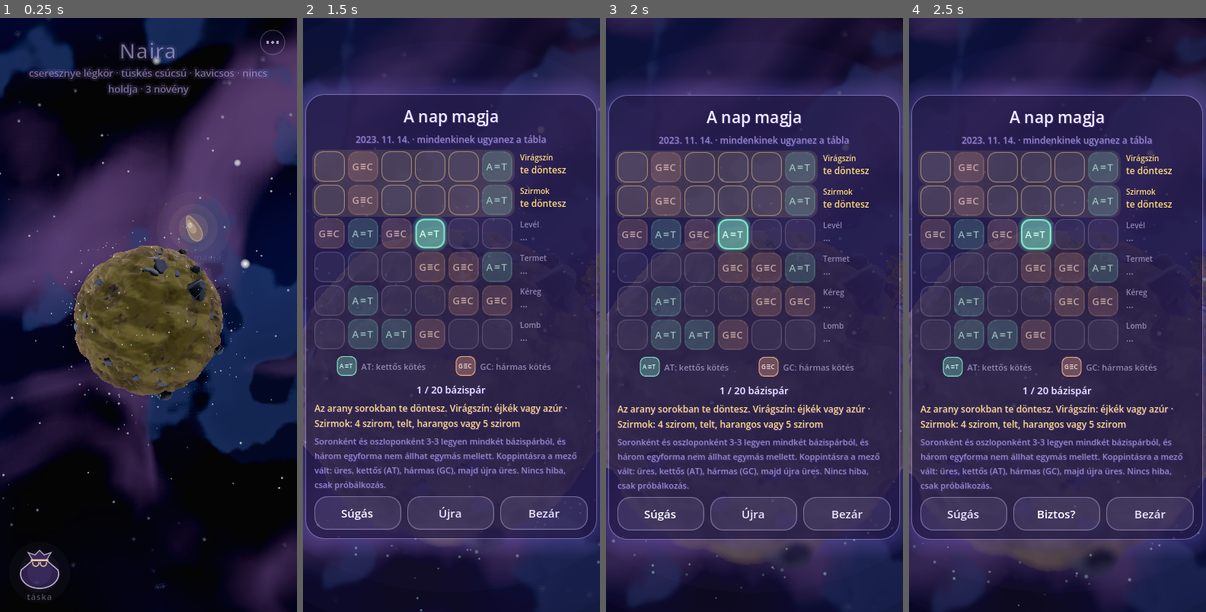
Above: before the commit, frames 1-4 (left to right).
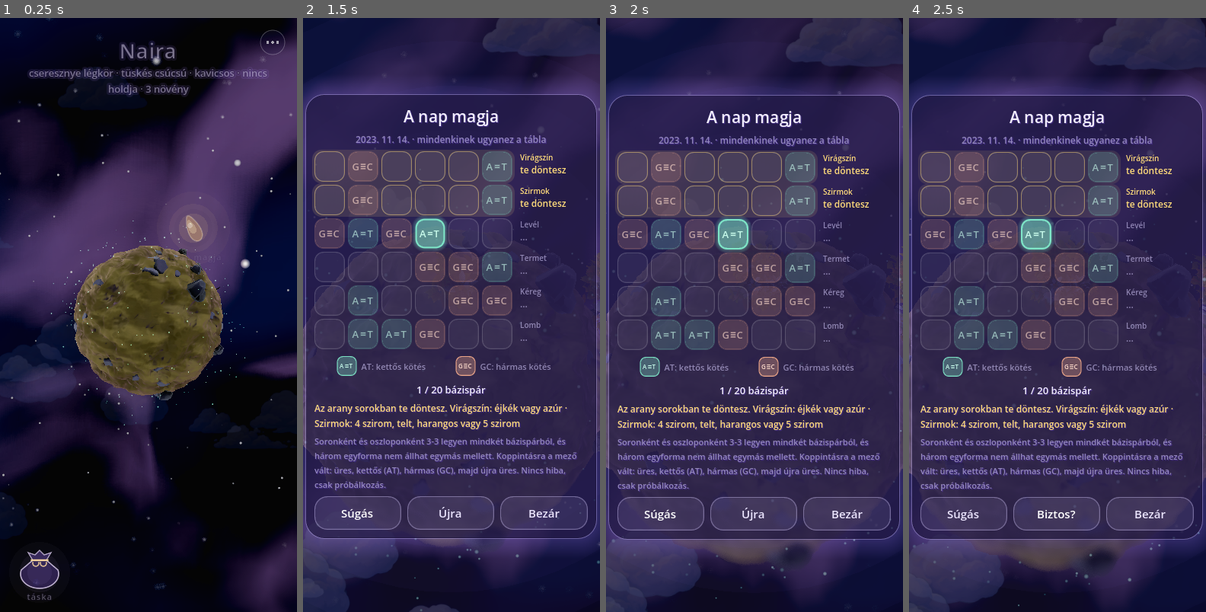
Above: after the commit, the same moments.

Repository: csathoPeter/mag-poc
Game: Godot game, scene res://main.tscn
The game is run twice, just before and just after one commit, with the same random seed, the same clock (stepped at 60 frames per second) and the same inputs.
Inputs (mouse positions are in pixels of both pictures, inside the frame that each line leads up to):
- Up to frame 1 (0.25 s): no input
- Up to frame 2 (1.5 s): click (501, 225) at 0.52 s; click "Súgás" at 1.25 s
- Up to frame 3 (2 s): no input
- Up to frame 4 (2.5 s): click "Újra" at 2 s

The runs differ from the first frame. In frame 1, 13% of the frame differs, in the area x 0-100%, y 0-86%; in frame 2, 3.9%; in frame 3, 3.0%; in frame 4, 2.9%.

Commit message:
Festett gomolyfelhők: Nano Banana Pro festette felhők, kamera felé forduló négyszögeken
Péter szerint a zajból vágott felhő márványos lett: kivéve. Helyette 8
festett gomolyfelhő (art/felho, tools/prep_clouds.py → textures/felhok.png
atlasz): kívülről 120 a bolygó körüli héjon, leszállva 26 a fa látóhatára
fölött; napszak szerint színezve, a lencse után rajzolva (render_priority).

Co-Authored-By: Claude Opus 5.5 <noreply@anthropic.com>
Claude-Session: https://claude.ai/code/session_014cLsiZBJUCNrLXd2Sv7oxH

Diff:
--- /dev/null
+++ b/godot/clouds.gd
@@ -0,0 +1,129 @@
+class_name Clouds
+extends MultiMeshInstance3D
+## Festett gomolyfelhők (2026. 11. 13.; Péter: a zajból vágott felhő márványos lett, „igazi gomolyfelhők” kellenek).
+## A Nano Banana Pro festette 8 felhő (tools/prep_clouds.py → textures/felhok.png) kamera felé forduló négyszögeken,
+## determinisztikusan a bolygókódból (leszállva a fa kódjából is), napszak szerint színezve (shaders/cloud.gdshader).
+## Két elrendezés:
+##  - kívülről (bolygó-nézet): ORBIT_N kisebb felhő a bolygó körüli távoli gömbhéjon (a sugár SHELL-szerese), így mindig a
+##    bolygó mögött úsznak, lassan sodródva a szél tengelye körül;
+##  - leszállva: LAND_N felhő egy sávban a fa helyi látóhatára fölött (5–40°), körben minden irányban – a 40°-os álló
+##    képbe a gömbhéjról csak véletlenül jutott felhő.
+## Váltáskor (leszállás, fa- vagy bolygócsere) a felhők elhalványulnak, átrendeződnek, és újra előtűnnek.
+## Láthatóság: bolygó-módban, festett stílusban; a szomszéd-bolygók / átfogó nézet és a kozmosz felé elhalványul.
+
+const SHADER := preload("res://shaders/cloud.gdshader")
+const ATLAS := preload("res://textures/felhok.png")
+const ORBIT_N := 120
+const LAND_N := 26
+## a gömbhéj sugara a bolygó sugarában (a lencse 80 egységen túl alig mos: lens.gdshader sky_blur)
+const SHELL := 14.0
+## sodródás (radián / mp) a szél tengelye körül (planet.gd PAINT_AXIS)
+const DRIFT := .004
+## áttűnés (mp) elrendezés-váltáskor
+const FADE := .6
+
+var host: Node
+## az elrendezés kulcsa (bolygókód, sugár, leszállt fa iránya), és a következő, amire váltani kell
+var _key := ""
+var _want := ""
+var _fade := 0.0
+var _mat := ShaderMaterial.new()
+var _angle := 0.0
+
+
+func _ready() -> void:
+	_mat.shader = SHADER
+	_mat.set_shader_parameter("atlas", ATLAS)
+	# a lencse (main.gd tilt_quad) után: az a képernyő átlátszó rész előtti képét rajzolja vissza, ami alá kerülnének
+	# (mint a kozmosz ködei, cosmos.gd 5–6); a mélységteszt marad, a bolygó és a fák eltakarják
+	_mat.render_priority = 4
+	material_override = _mat
+	cast_shadow = GeometryInstance3D.SHADOW_CASTING_SETTING_OFF
+	# a héj nagy: ne vágja ki a kamera
+	extra_cull_margin = 16384.0
+	visible = false
+
+
+func _new_mm(n: int) -> MultiMesh:
+	var mm := MultiMesh.new()
+	mm.transform_format = MultiMesh.TRANSFORM_3D
+	mm.use_custom_data = true
+	var q := QuadMesh.new()
+	q.size = Vector2.ONE
+	mm.mesh = q
+	mm.instance_count = n
+	return mm
+
+
+## Kívülről: a bolygó körüli gömbhéj (a csomópont a bolygó közepén áll, lassan forog).
+func _build_orbit(code: String, rad: float) -> void:
+	var r := RandomNumberGenerator.new()
+	r.seed = hash(code + "felhő")
+	var mm := _new_mm(ORBIT_N)
+	var shell := rad * SHELL
+	for i in ORBIT_N:
+		var z := r.randf_range(-1.0, 1.0)
+		var a := r.randf() * TAU
+		var dir := Vector3(sqrt(1.0 - z * z) * cos(a), z, sqrt(1.0 - z * z) * sin(a))
+		mm.set_instance_transform(i, Transform3D(Basis(), dir * shell * r.randf_range(.9, 1.1)))
+		mm.set_instance_custom_data(i, Color(float(r.randi() % 8), shell * r.randf_range(.12, .24), r.randf_range(.92, 1.04), 0))
+	multimesh = mm
+
+
+## Leszállva: sáv a fa helyi látóhatára fölött (a csomópont a fa tövénél áll, nem forog).
+func _build_land(code: String, rad: float, up: Vector3) -> void:
+	var r := RandomNumberGenerator.new()
+	r.seed = hash(code + "felhő-lent")
+	var mm := _new_mm(LAND_N)
+	var e1 := up.cross(Vector3.UP if absf(up.y) < .99 else Vector3.RIGHT).normalized()
+	var e2 := up.cross(e1)
+	var dist := rad * SHELL * .8
+	for i in LAND_N:
+		var az := (float(i) + r.randf_range(-.35, .35)) / float(LAND_N) * TAU
+		var el := deg_to_rad(lerpf(5.0, 40.0, pow(r.randf(), 1.4)))
+		var h := e1 * cos(az) + e2 * sin(az)
+		var dir := (h * cos(el) + up * sin(el)).normalized()
+		mm.set_instance_transform(i, Transform3D(Basis(), dir * dist * r.randf_range(.85, 1.15)))
+		mm.set_instance_custom_data(i, Color(float(r.randi() % 8), dist * r.randf_range(.16, .3), r.randf_range(.92, 1.04), 0))
+	multimesh = mm
+
+
+func _process(delta: float) -> void:
+	if host == null or host.planet == null:
+		return
+	var p: Planet = host.planet
+	var on: bool = host.garden_mode == "planet" and host.paint_on and host.soft_on
+	var v := 1.0
+	var landed: bool = host.view == "surface" and int(host.focus) >= 0 and int(host.focus) < (host.trees as Array).size()
+	if host.view == "orbit":
+		v = smoothstep(-.6, -.05, float(host.orbit_zoom))
+	v *= 1.0 - float(host.stars.cosmos())
+	visible = on and v > .001
+	if not visible:
+		_key = ""
+		return
+	var tdir := Vector3.ZERO
+	if landed:
+		tdir = (host.trees[host.focus].dir as Vector3).normalized()
+	_want = "%s|%.1f|%s" % [p.code, p.radius, str(tdir.snapped(Vector3.ONE * .01)) if landed else "kint"]
+	if _want != _key:
+		# elhalványul, aztán átrendeződik (az első építéskor azonnal)
+		_fade = maxf(_fade - delta / FADE, 0.0) if _key != "" else 0.0
+		if _fade <= 0.0:
+			_key = _want
+			if landed:
+				_build_land(p.code + str(host.focus), p.radius, tdir)
+			else:
+				_build_orbit(p.code, p.radius)
+	else:
+		_fade = minf(_fade + delta / FADE, 1.0)
+	if landed:
+		global_transform = Transform3D(Basis(), p.surface_point(tdir) + p.global_position)
+	else:
+		_angle += delta * DRIFT
+		global_transform = Transform3D(Basis(Planet.PAINT_AXIS, _angle), p.global_position)
+	_mat.set_shader_parameter("vis", v * smoothstep(0.0, 1.0, _fade))
+	_mat.set_shader_parameter("night", maxf(float(host.night), 0.0))
+	_mat.set_shader_parameter("dusk", maxf(float(host.dusk), 0.0))
+	if not p.cur.is_empty():
+		_mat.set_shader_parameter("atmo_lin", Planet._lin(p.cur.atmo))
--- a/godot/main.gd
+++ b/godot/main.gd
@@ -259,6 +259,8 @@
 var stars := SkyStars.new()
 ## A kozmosz háttere (csillagpor, ködök, galaxisok; a kicsinyítés utolsó fokozatában, cosmos.gd).
 var cosmos := Cosmos.new()
+## festett gomolyfelhők a bolygó körül (clouds.gd)
+var clouds := Clouds.new()
 var herb := Herbarium.new()
 # Bolygók (M7; a látvány és a váltás: planet_system.gd)
 var system := PlanetSystem.new()
@@ -336,6 +338,8 @@
 	stars.host = self
 	add_child(stars)
 	add_child(cosmos)
+	clouds.host = self
+	add_child(clouds)
 	cosmos.visible = false
 	stars.gone.connect(_on_release_gone)
 	stars.arrived.connect(_on_star_arrived)
--- /dev/null
+++ b/godot/shaders/cloud.gdshader
@@ -0,0 +1,47 @@
+shader_type spatial;
+// Festett gomolyfelhők (2026. 11. 13., clouds.gd): a Nano Banana Pro festette felhők (art/felho → textures/felhok.png,
+// 4×2 cellás atlasz) a bolygó körüli távoli gömbhéjon, mindig a kamera felé fordulva (billboard), napszak szerint
+// színezve: nappal ahogy festve vannak, alkonyatkor rózsásabb fény és lilább árnyék, éjjel halvány sötétkék. A lencse után
+// rajzolódnak (render_priority, clouds.gd), így élesek maradnak; mélységet nem írnak.
+render_mode unshaded, blend_mix, depth_draw_never, cull_disabled, fog_disabled, shadows_disabled;
+#include "res://shaders/color_space.gdshaderinc"
+
+uniform sampler2D atlas : filter_linear_mipmap, repeat_disable;
+uniform float night = 0.0;
+uniform float dusk = 0.0;
+// láthatóság (0–1): a kozmoszban, az átfogó nézetben és régi stílusban 0 (clouds.gd)
+uniform float vis = 1.0;
+// a légkör színe (lineáris): halkan a felhőbe is (egy palettán a bolygóval)
+uniform vec3 atmo_lin = vec3(0.8, 0.75, 0.9);
+
+varying vec2 cell_uv;
+varying float tone_v;
+
+void vertex() {
+	// INSTANCE_CUSTOM: x = atlasz-cella (0–7), y = szélesség (világ-egység), z = tónus (0,9–1,05)
+	// a kamera felé fordított négyszög világ-térben (mint a glow_dot.gdshaderinc), a kamera „fent”-jével
+	vec3 c = (MODEL_MATRIX * vec4(0.0, 0.0, 0.0, 1.0)).xyz;
+	float w = INSTANCE_CUSTOM.y;
+	vec3 wp = c + (INV_VIEW_MATRIX[0].xyz * VERTEX.x + INV_VIEW_MATRIX[1].xyz * VERTEX.y) * w;
+	POSITION = PROJECTION_MATRIX * VIEW_MATRIX * vec4(wp, 1.0);
+	float cell = INSTANCE_CUSTOM.x;
+	cell_uv = (UV + vec2(mod(cell, 4.0), floor(cell / 4.0))) / vec2(4.0, 2.0);
+	tone_v = INSTANCE_CUSTOM.z;
+}
+
+void fragment() {
+	vec4 t = texture(atlas, cell_uv);
+	// a textúra sRGB adat (nem source_color): itt alakítjuk lineárisra, így a két renderer ugyanazt kapja
+	vec3 c = pow(t.rgb, vec3(2.2)) * tone_v;
+	float l = dot(c, vec3(0.2126, 0.7152, 0.0722));
+	vec3 w = vec3(0.2126, 0.7152, 0.0722);
+	vec3 atmo_n = atmo_lin * (l / max(dot(atmo_lin, w), 1e-3));
+	c = mix(c, atmo_n, 0.12);
+	// alkonyat: a fény rózsás-barackos, az árnyék lilább
+	vec3 du = c * mix(vec3(0.78, 0.52, 0.78), vec3(1.05, 0.72, 0.66), smoothstep(0.35, 0.8, l));
+	c = mix(c, du, dusk);
+	// éjjel: halvány, sötétkék, holdfényes perem
+	c = mix(c, c * vec3(0.16, 0.19, 0.34), night);
+	ALBEDO = col_out(c);
+	ALPHA = t.a * vis * mix(1.0, 0.55, night);
+}
--- a/godot/shaders/space_sky.gdshader
+++ b/godot/shaders/space_sky.gdshader
@@ -16,18 +16,6 @@
 // 0: előre kiszámolt 3D zajtextúra (olcsó), 1: köd nélkül (mérés), 2: a régi, pixelenként számolt zaj (mérés)
 uniform int mode = 0;
 uniform sampler3D nebula : filter_linear, repeat_enable;
-// Festett ég (art direction, 2026. 11. 13., art/kor02 „B” sor): gouache-szerű felhők a köd-textúrából – a nap felőli
-// oldaluk meleg, világos, az árnyékos oldaluk lilás (alkonyatkor rózsás / lila, éjjel halvány sötétkék); a kozmoszban
-// nincsenek. paint_k: a festett stílus kapcsolója (a fűvel közös: ?fu=regi, fejlesztői „festett fű”).
-global uniform float paint_k;
-
-// a felhő sűrűsége (0–1) egy irányban: nagy, kerek tömbök (két lépték), puha, de határozott, kicsit hullámos széllel
-float cloud_raw(vec3 d) {
-	float big = texture(nebula, d * 0.62 + vec3(0.13, 0.41, 0.77)).r;
-	float det = texture(nebula, d * 2.6 + vec3(0.71, 0.29, 0.05)).r;
-	return big * 0.7 + det * 0.3;
-}
-
 float hash(vec3 p) {
 	p = fract(p * 0.3183099 + 0.1);
 	p *= 17.0;
@@ -81,30 +69,6 @@
 	vec3 ni = mix(col_in(night_b), col_in(night_a), smoothstep(0.3, 0.75, n1) * 0.8 + l * 0.25);
 	ni += vec3(0.32, 0.14, 0.45) * smoothstep(0.52, 0.85, n2) * 0.3;
 	vec3 c = mix(mix(day, du, dusk), ni, night);
-	// festett felhők: a sűrűség a nap felé eső szomszédban kisebb → az a nap felőli (világos) perem
-	if (mode == 0 && paint_k > 0.0 && cosmos < 0.999) {
-		vec3 L = LIGHT0_DIRECTION;
-		vec3 tl = L - d * dot(d, L);
-		float tlen = length(tl);
-		vec3 dl = normalize(d + (tlen > 1e-4 ? tl / tlen : vec3(0.0)) * 0.06);
-		float cr = cloud_raw(d);
-		// a sűrűség felső ~20%-a felhő (a köd-textúra mediánja ~0,49, szórása ~0,15): tiszta égen külön gomolyok
-		float cov = smoothstep(0.585, 0.615, cr);
-		float lit = clamp((cr - cloud_raw(dl)) * 16.0 + 0.5, 0.0, 1.0);
-		// a felhő közepe felé kicsit árnyékosabb (vastagabb)
-		float core = smoothstep(0.62, 0.72, cr);
-		vec3 day_lit = mix(vec3(1.0, 0.985, 0.96), col_in(day_a), 0.2);
-		vec3 day_sh = mix(col_in(day_b), vec3(0.56, 0.54, 0.82), 0.6);
-		vec3 du_lit = mix(col_in(dusk_a), vec3(1.0, 0.86, 0.72), 0.45);
-		vec3 du_sh = mix(col_in(dusk_b), col_in(dusk_a), 0.25);
-		vec3 ni_lit = col_in(night_a) * 1.7 + vec3(0.02, 0.03, 0.06);
-		vec3 ni_sh = col_in(night_b) * 1.6 + vec3(0.01, 0.01, 0.03);
-		vec3 cl_lit = mix(mix(day_lit, du_lit, dusk), ni_lit, night);
-		vec3 cl_sh = mix(mix(day_sh, du_sh, dusk), ni_sh, night);
-		vec3 cl = mix(cl_sh, cl_lit, smoothstep(0.25, 0.75, lit) * mix(1.0, 0.8, core));
-		float a = cov * mix(0.97, 0.55, night) * (1.0 - cosmos) * paint_k;
-		c = mix(c, cl, a);
-	}
 	vec3 deep = mix(col_in(night_b) * 0.6, col_in(night_a) * 0.55, smoothstep(0.3, 0.8, n1) * 0.7);
 	deep += vec3(0.22, 0.1, 0.35) * smoothstep(0.55, 0.88, n2) * 0.22;
 	c = mix(c, deep, cosmos);
Not shown, added: godot/clouds.gd.uid
Not shown, added: godot/shaders/cloud.gdshader.uid
Binary file added: godot/textures/felhok.png
Not shown, added: godot/textures/felhok.png.import
Not shown, changed: CLAUDE.md
Not shown, changed: docs/DESIGN.md
